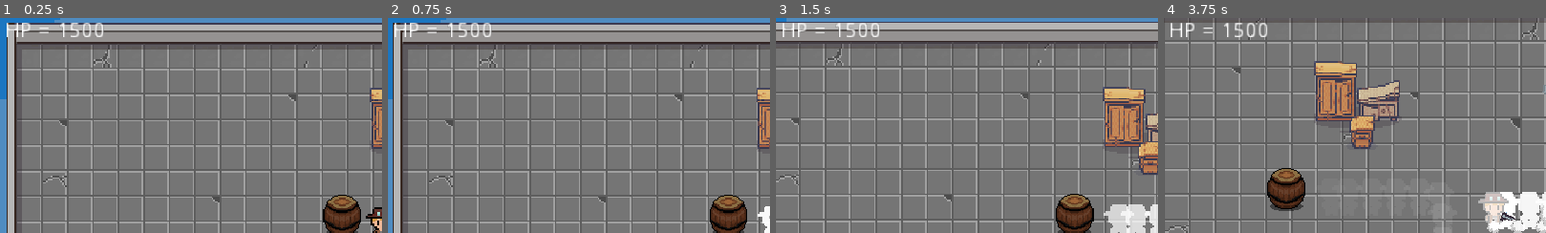
Above: before the commit, frames 1-4 (left to right).
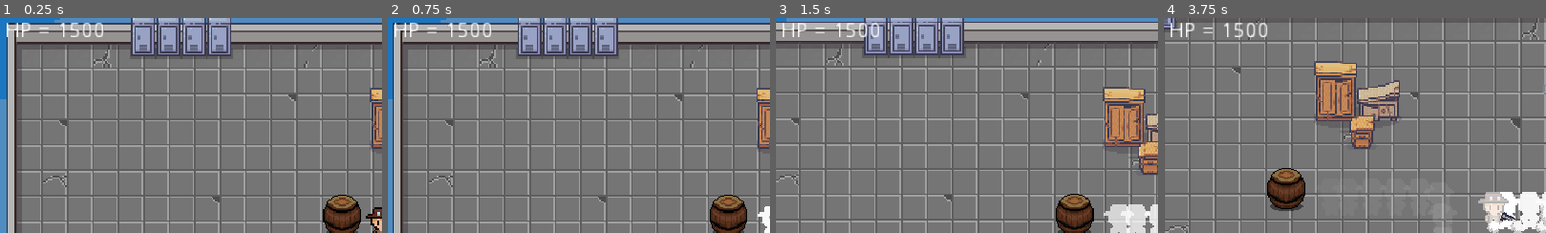
Above: after the commit, the same moments.

Repository: WAIWAI-PARTY/Life-after-people
Game: Godot game, scene res://World.tscn
Same seed, same stepped clock (60 frames per second), same inputs: the game is played once before the commit and once after it.
Inputs (mouse positions are % of the whole screen's width and height, from its top left):
- Up to frame 1 (0.25 s): no input
- Up to frame 2 (0.75 s): tap Enter at 0.5 s; move the mouse to (72, 45) at 0.52 s; hold D (ui_right) from 0.53 s (still down); tap Shift (bullet_time) at 0.6 s
- Up to frame 3 (1.5 s): move the mouse to (30, 55) at 1.27 s; release D (ui_right) at 1.28 s; hold S (ui_down) from 1.28 s (still down); tap Space (dash) at 1.35 s
- Up to frame 4 (3.75 s): move the mouse to (60, 28) at 2.02 s; release S (ui_down) at 2.03 s; press the mouse at (60, 28) at 2.03 s; hold D (ui_right) 2.03-2.78 s; move the mouse to (45, 70) at 2.77 s; release the mouse at (45, 70) at 2.78 s; hold W (ui_up) 2.78-3.53 s; tap Shift (bullet_time) at 2.85 s; move the mouse to (80, 65) at 3.52 s; hold A (ui_left) from 3.53 s (still down); tap Space (dash) at 3.6 s
The pictures show only the part of the screen within x 0-50%, y 0-50%; the shares and areas given below are measured in that part.

The runs differ from the first frame. In frame 1, 4.6% of the frame differs, in the area x 34-61%, y 0-20%; in frame 2, 4.6%; in frame 3, 4.4%; in frame 4, 0.2%.

Commit message:
more furnitures

Diff:
--- /dev/null
+++ b/SceneDesign/Locker.tscn
@@ -0,0 +1,18 @@
+[gd_scene load_steps=3 format=2]
+
+[ext_resource path="res://imports/Furnitures.png" type="Texture" id=1]
+
+[sub_resource type="RectangleShape2D" id=1]
+extents = Vector2( 7, 6.5 )
+
+[node name="Locker" type="StaticBody2D"]
+
+[node name="Sprite" type="Sprite" parent="."]
+position = Vector2( 0, -6 )
+texture = ExtResource( 1 )
+region_enabled = true
+region_rect = Rect2( 95, 16, 17, 32 )
+
+[node name="CollisionShape2D" type="CollisionShape2D" parent="."]
+position = Vector2( 0, 1.5 )
+shape = SubResource( 1 )
--- a/World.tscn
+++ b/World.tscn
@@ -12,18 +12,19 @@
 [ext_resource path="res://World.gd" type="Script" id=10]
 [ext_resource path="res://Enemy/Spawn.tscn" type="PackedScene" id=11]
 [ext_resource path="res://SceneDesign/BrokenFurnitures.tscn" type="PackedScene" id=12]
+[ext_resource path="res://SceneDesign/Locker.tscn" type="PackedScene" id=13]
 
 [sub_resource type="ConvexPolygonShape2D" id=1]
 points = PoolVector2Array( 0, 0, 16, 0, 16, 16, 0, 16 )
 
 [sub_resource type="ConvexPolygonShape2D" id=12]
-points = PoolVector2Array( 16, 8.72025, 0.0981827, 8.72025, 0.0981827, 3.22906, 16, 3.22906 )
-
-[sub_resource type="ConvexPolygonShape2D" id=13]
-points = PoolVector2Array( 0, 2.86568, 15.7533, 2.86568, 15.7533, 9.00288, 0, 9.00288 )
+points = PoolVector2Array( 16, 9.48291, 0.0263824, 9.37074, 0.0981827, 3.22906, 16, 3.22906 )
+
+[sub_resource type="ConvexPolygonShape2D" id=15]
+points = PoolVector2Array( 0, 2.86566, 16, 2.86566, 16, 9.48291, 0.0647736, 9.37074 )
 
 [sub_resource type="ConvexPolygonShape2D" id=14]
-points = PoolVector2Array( 0, 3.02718, 15.6875, 3.02718, 15.6875, 8.84137, 0, 8.84137 )
+points = PoolVector2Array( 0, 3.02718, 16, 2.97782, 16, 9.59506, 0, 9.4829 )
 
 [sub_resource type="ConvexPolygonShape2D" id=5]
 points = PoolVector2Array( 0, 0, 16, 0, 16, 16, 0, 16 )
@@ -96,14 +97,14 @@
 2/navigation_offset = Vector2( 0, 0 )
 2/shape_offset = Vector2( 0, 0 )
 2/shape_transform = Transform2D( 1, 0, 0, 1, 0, 0 )
-2/shape = SubResource( 13 )
+2/shape = SubResource( 15 )
 2/shape_one_way = false
 2/shape_one_way_margin = 1.0
 2/shapes = [ {
 "autotile_coord": Vector2( 0, 0 ),
 "one_way": false,
 "one_way_margin": 1.0,
-"shape": SubResource( 13 ),
+"shape": SubResource( 15 ),
 "shape_transform": Transform2D( 1, 0, 0, 1, 0, 0 )
 } ]
 2/z_index = 0
@@ -520,6 +521,20 @@
 36/shape_one_way_margin = 0.0
 36/shapes = [  ]
 36/z_index = 0
+37/name = "concretefloor.png 37"
+37/texture = ExtResource( 2 )
+37/tex_offset = Vector2( 0, 0 )
+37/modulate = Color( 1, 1, 1, 1 )
+37/region = Rect2( 128, 80, 16, 16 )
+37/tile_mode = 0
+37/occluder_offset = Vector2( 0, 0 )
+37/navigation_offset = Vector2( 0, 0 )
+37/shape_offset = Vector2( 0, 0 )
+37/shape_transform = Transform2D( 1, 0, 0, 1, 0, 0 )
+37/shape_one_way = false
+37/shape_one_way_margin = 0.0
+37/shapes = [  ]
+37/z_index = 0
 
 [node name="World" type="Node"]
 script = ExtResource( 10 )
@@ -585,8 +600,25 @@
 spawn_point_count = 4
 radius = 500
 
-[node name="BrokenFurnitures" parent="YSort" instance=ExtResource( 12 )]
+[node name="Furnitures" type="YSort" parent="YSort"]
+
+[node name="BrokenFurnitures" parent="YSort/Furnitures" instance=ExtResource( 12 )]
 position = Vector2( 154, 39 )
+
+[node name="Lockers" type="YSort" parent="YSort/Furnitures"]
+position = Vector2( -88, -48 )
+
+[node name="Locker" parent="YSort/Furnitures/Lockers" instance=ExtResource( 13 )]
+position = Vector2( 72, 32 )
+
+[node name="Locker2" parent="YSort/Furnitures/Lockers" instance=ExtResource( 13 )]
+position = Vector2( 88, 32 )
+
+[node name="Locker3" parent="YSort/Furnitures/Lockers" instance=ExtResource( 13 )]
+position = Vector2( 104, 32 )
+
+[node name="Locker4" parent="YSort/Furnitures/Lockers" instance=ExtResource( 13 )]
+position = Vector2( 120, 32 )
 
 [node name="CanvasLayer" type="CanvasLayer" parent="."]
 
Not shown: 1 places in World.tscn that only renumber resources
Binary file changed: imports/Furnitures.png
Binary file added: imports/barrel-export.png
Not shown, added: imports/barrel-export.png.import
